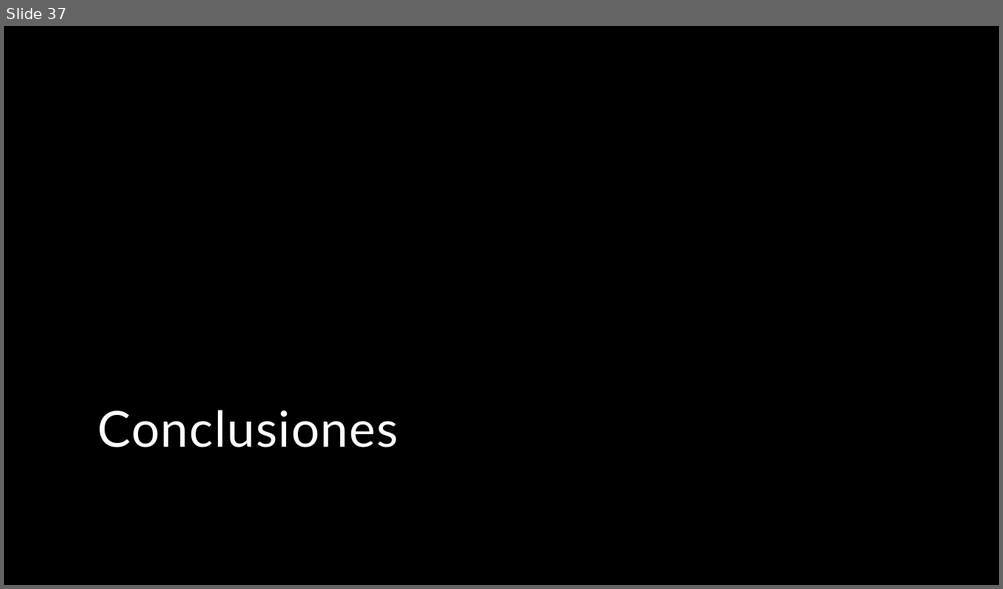
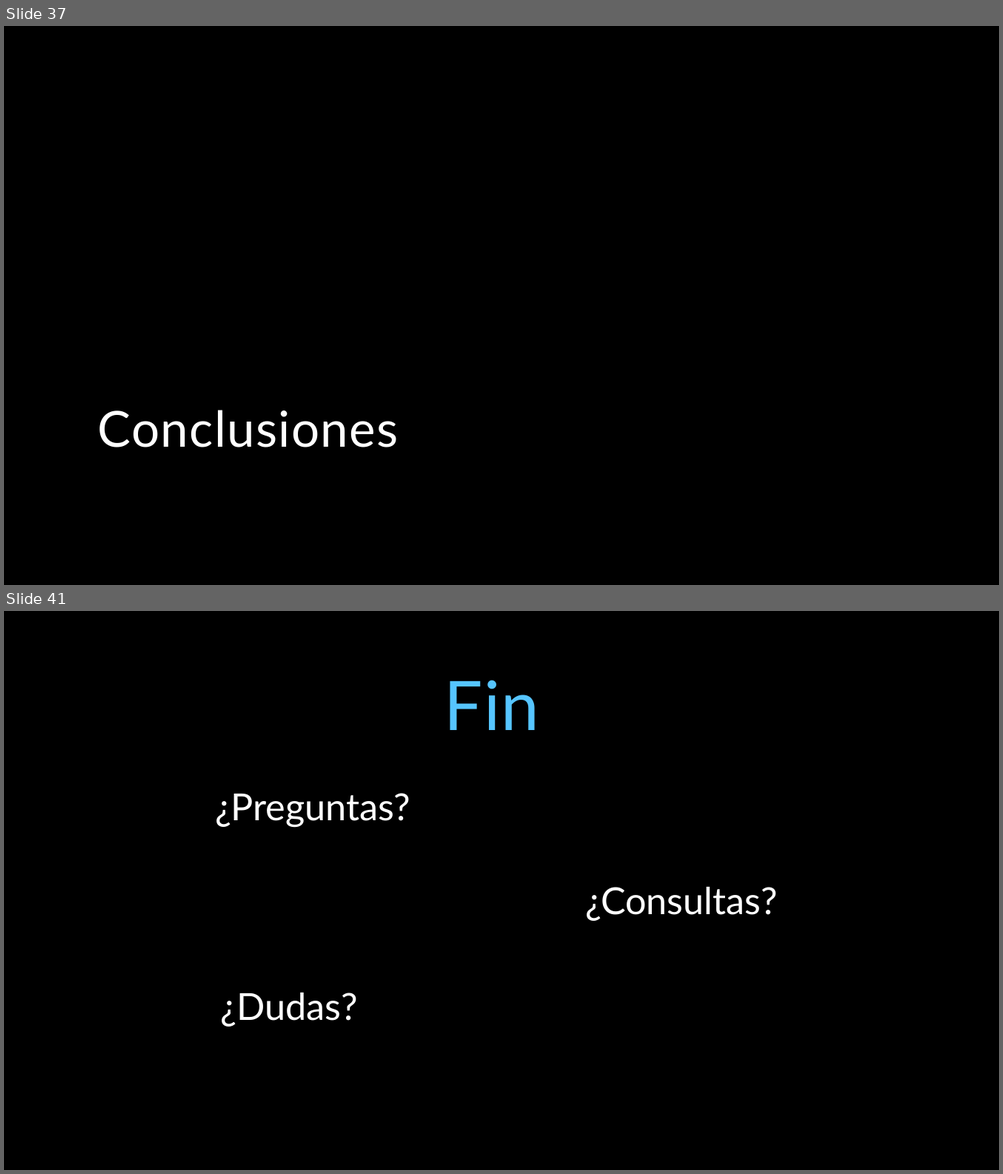
Before and after one commit to miparnisari/implantaciondesistemas, a slide deck: Presentacion/Fuga de Información.pptx. Shown one above the other, each under a label of ours: slide 37 before the commit, slides 37 and 41 after it; the slides between them are not shown. The pictures are 1003x589 and 1003x1174 pixels, drawn with LibreOffice and Linux fonts; fonts in the diff are those of the drawing; background and template pictures are left out. Boxes give left, top, right and bottom in pixels: in the first picture for what was removed or moved away, otherwise in the second. Text is boxed around its words. In the diff, an @@ line names an element or a change of style, - is before the commit and + after.

```diff
--- a/Presentacion/Fuga de Información.pptx
+++ b/Presentacion/Fuga de Información.pptx
@@ slide 41 added at [4, 611, 999, 1170], background picture (left out) @@
@@ title added at [444, 680, 539, 730], 66 pt, text #56C5FF @@
+Fin
@@ text added at [215, 793, 410, 827], 36 pt, text #FFFFFF @@
+¿Preguntas?
@@ text added at [585, 887, 777, 921], 36 pt, text #FFFFFF @@
+¿Consultas?
@@ text added at [221, 993, 358, 1027], 36 pt, text #FFFFFF @@
+¿Dudas?
```
Also in this commit, not shown: 3 slides changed, 1 other slide added, 1 slide removed.
